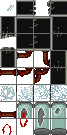
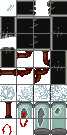
Before/after of a 67×135 layered artwork. What changed in the layer stack:
added layer "rohrvertikal" above "Eingefügte Ebene" over <box>5,102,12,118</box>
painted on "Eingefügte Ebene" over <box>0,111,16,118</box>
